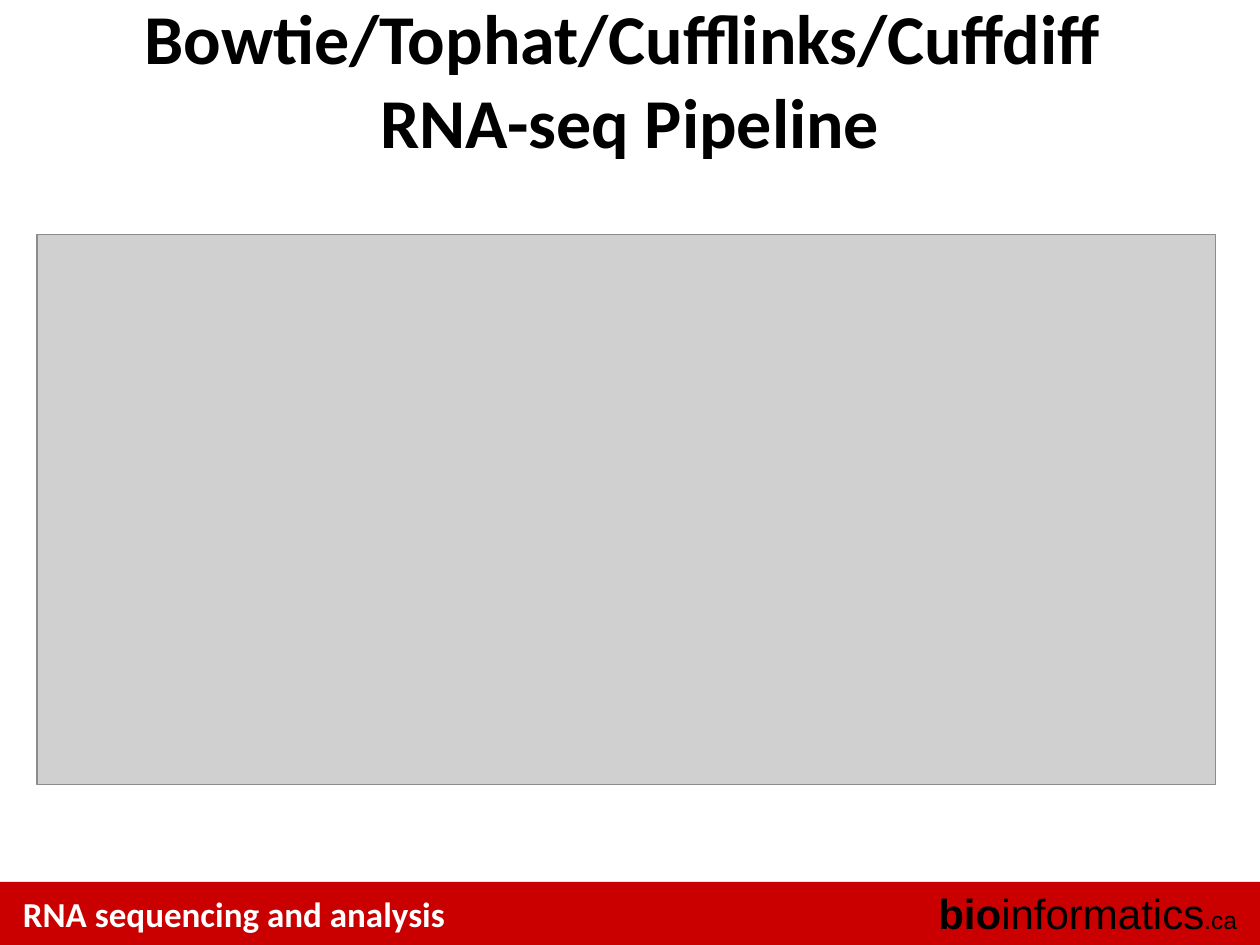
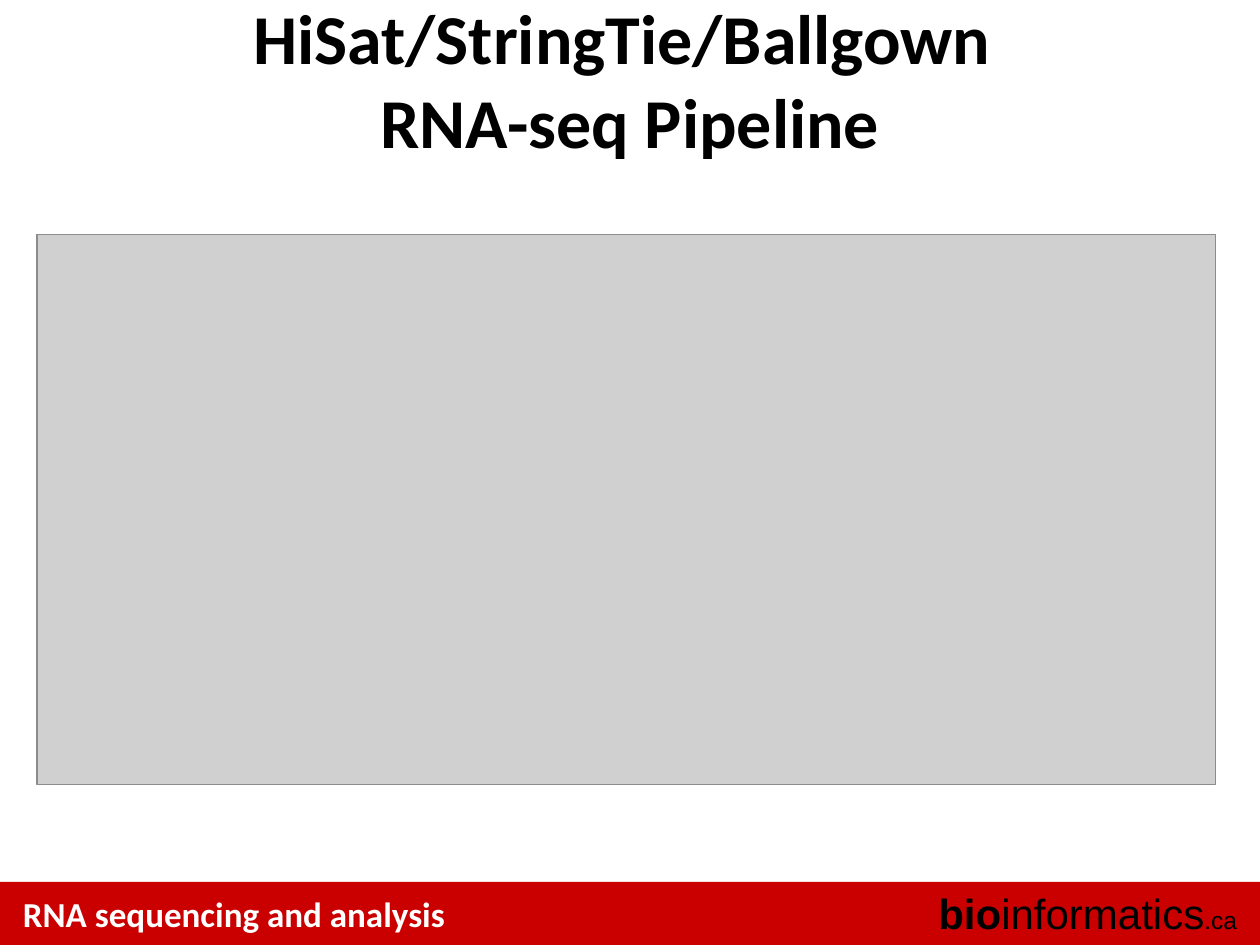
Before and after one commit to griffithlab/rnaseq_tutorial_wiki, a slide deck: slide 14 of LectureFiles/cbw/2017/RNASeq_Module4_Lecture.pptx. Drawn at 1260x945 pixels with LibreOffice and Linux fonts; fonts in the diff are those of the drawing; grey boxes stand for pictures. Boxes give left, top, right and bottom in pixels: in the first picture for what was removed or moved away, otherwise in the second. Text is boxed around its words. In the diff, an @@ line names an element or a change of style, - is before the commit and + after.

```diff
--- a/LectureFiles/cbw/2017/RNASeq_Module4_Lecture.pptx
+++ b/LectureFiles/cbw/2017/RNASeq_Module4_Lecture.pptx
@@ title at [253,15,990,159]: text changed @@
-Bowtie/Tophat/Cufflinks/Cuffdiff
-RNA-seq Pipeline
+HiSat/StringTie/Ballgown
+RNA-seq Pipeline
```
Also in this commit, not shown: 1 other file.
